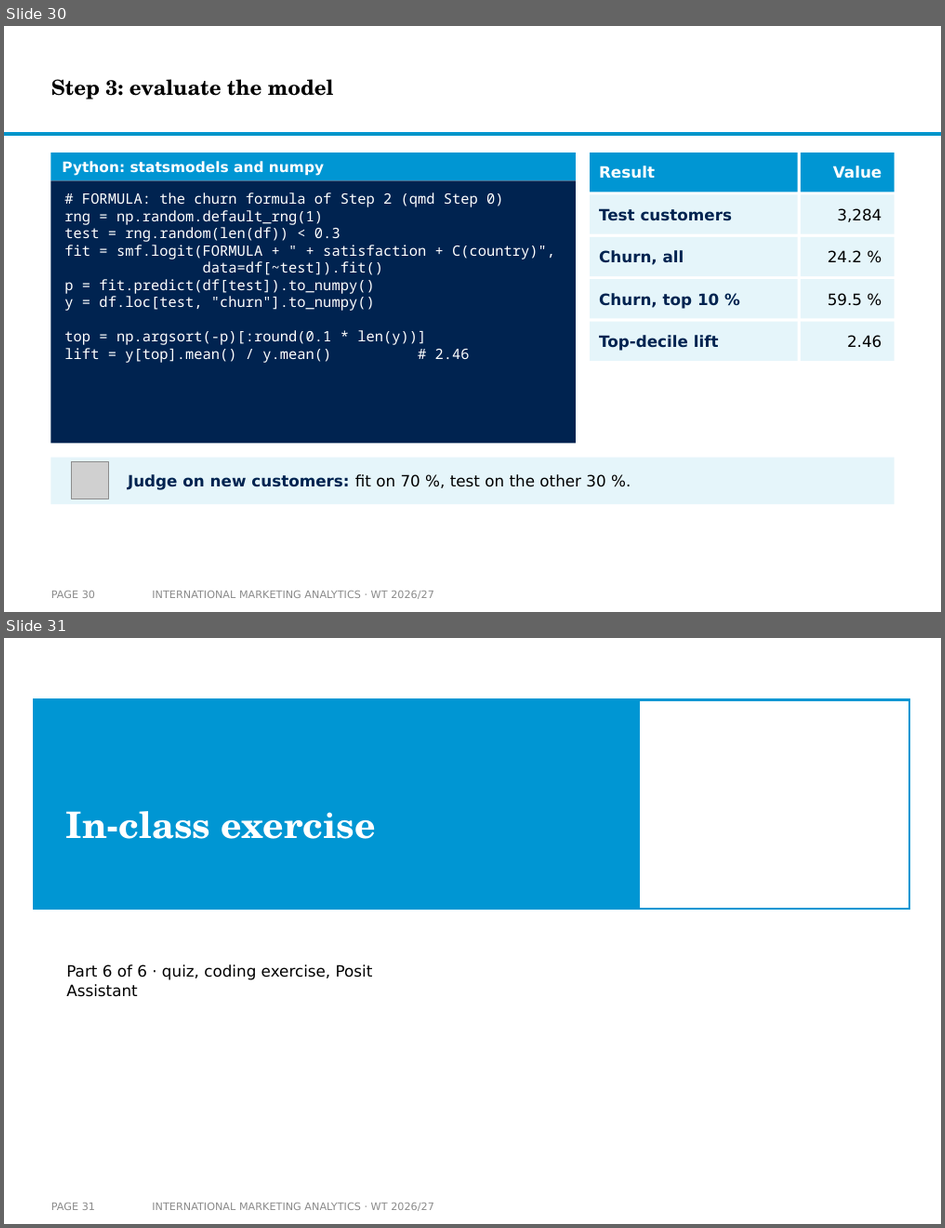
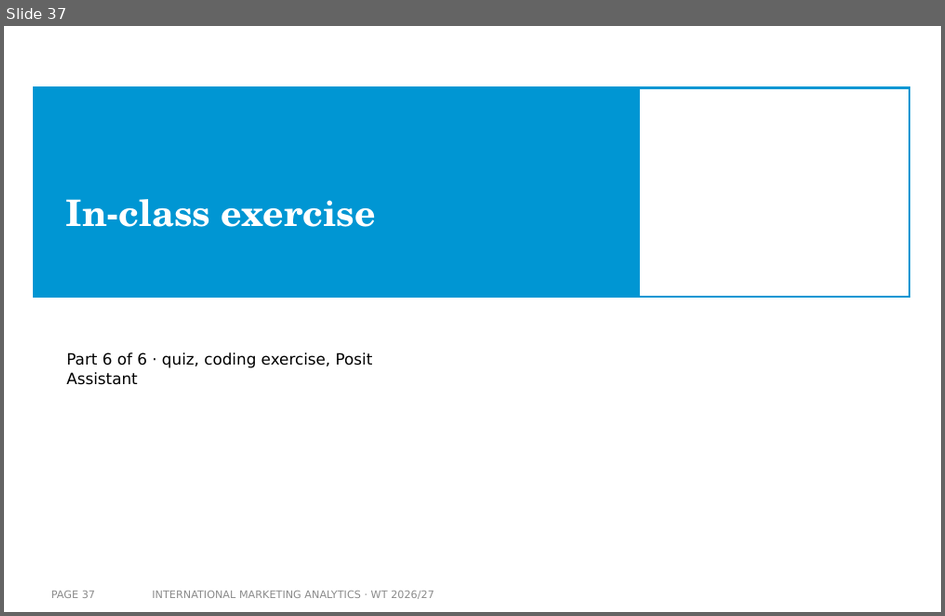
Before and after one commit to arnefloh-wu/international-marketing-analytics-teaching, a slide deck: slides/logistic-regression-in-international-marketing_WT26-27.pptx. Shown one above the other, each under a label of ours: slides 30 and 31 before the commit, slide 37 after it. The pictures are 945x1228 and 945x616 pixels, drawn with LibreOffice and Linux fonts; fonts in the diff are those of the drawing; grey boxes stand for pictures; background and template pictures are left out. Boxes give left, top, right and bottom in pixels: in the first picture for what was removed or moved away, otherwise in the second. Text is boxed around its words. In the diff, an @@ line names an element or a change of style, - is before the commit and + after.

```diff
--- a/slides/logistic-regression-in-international-marketing_WT26-27.pptx
+++ b/slides/logistic-regression-in-international-marketing_WT26-27.pptx
@@ slide 30 removed at bbox=[4, 26, 941, 612], background #FFFFFF @@
@@ title removed at bbox=[51, 79, 334, 99] @@
-Step 3: evaluate the model
@@ rectangle removed at bbox=[4, 133, 941, 136] @@
@@ rectangle removed at bbox=[50, 152, 576, 180] @@
@@ text removed at bbox=[62, 161, 324, 176] @@
-Python: statsmodels and numpy
@@ rectangle removed at bbox=[590, 152, 798, 192] @@
@@ rectangle removed at bbox=[801, 152, 895, 192] @@
@@ rectangle removed at bbox=[50, 180, 576, 444] @@
@@ text removed at bbox=[64, 192, 555, 363] @@
-# FORMULA: the churn formula of Step 2 (qmd Step 0)
-rng = np.random.default_rng(1)
-test = rng.random(len(df)) < 0.3
-fit = smf.logit(FORMULA + " + satisfaction + C(country)",
-data=df[~test]).fit()
-p = fit.predict(df[test]).to_numpy()
-y = df.loc[test, "churn"].to_numpy()
-top = np.argsort(-p)[:round(0.1 * len(y))]
-lift = y[top].mean() / y.mean() # 2.46
@@ text removed at bbox=[599, 166, 655, 179] @@
-Result
@@ text removed at bbox=[834, 166, 882, 179] @@
-Value
@@ rectangle removed at bbox=[590, 194, 798, 234] @@
@@ text removed at bbox=[599, 208, 733, 221] @@
-Test customers
@@ rectangle removed at bbox=[801, 194, 895, 234] @@
@@ text removed at bbox=[837, 208, 882, 222] @@
-3,284
@@ rectangle removed at bbox=[590, 237, 798, 276] @@
@@ rectangle removed at bbox=[801, 237, 895, 276] @@
@@ text removed at bbox=[599, 250, 685, 265] @@
-Churn, all
@@ text removed at bbox=[828, 250, 862, 262] @@
-24.2 %
@@ rectangle removed at bbox=[590, 279, 798, 318] @@
@@ text removed at bbox=[599, 293, 719, 309] @@
-Churn, top 10 %
@@ rectangle removed at bbox=[801, 279, 895, 318] @@
@@ text removed at bbox=[828, 293, 862, 306] @@
-59.5 %
@@ rectangle removed at bbox=[590, 322, 798, 361] @@
@@ rectangle removed at bbox=[801, 322, 895, 361] @@
@@ text removed at bbox=[599, 335, 719, 351] @@
-Top-decile lift
@@ text removed at bbox=[848, 335, 882, 348] @@
-2.46
@@ rectangle removed at bbox=[50, 458, 895, 504] @@
@@ picture removed at bbox=[72, 462, 109, 499] @@
@@ text removed at bbox=[128, 474, 606, 490] @@
-Judge on new customers: fit on 70 %, test on the other 30 %.
@@ page number removed at bbox=[51, 591, 95, 598] @@
-PAGE 30
@@ text removed at bbox=[152, 591, 435, 599] @@
-INTERNATIONAL MARKETING ANALYTICS · WT 2026/27
@@ what was slide 31 is now slide 37 @@
@@ page number at bbox=[51, 591, 95, 598]: text changed @@
-PAGE 31
+PAGE 37
```
Also in this commit, not shown: 7 slides changed, 9 slides added, 2 other slides removed, 3 other files.
